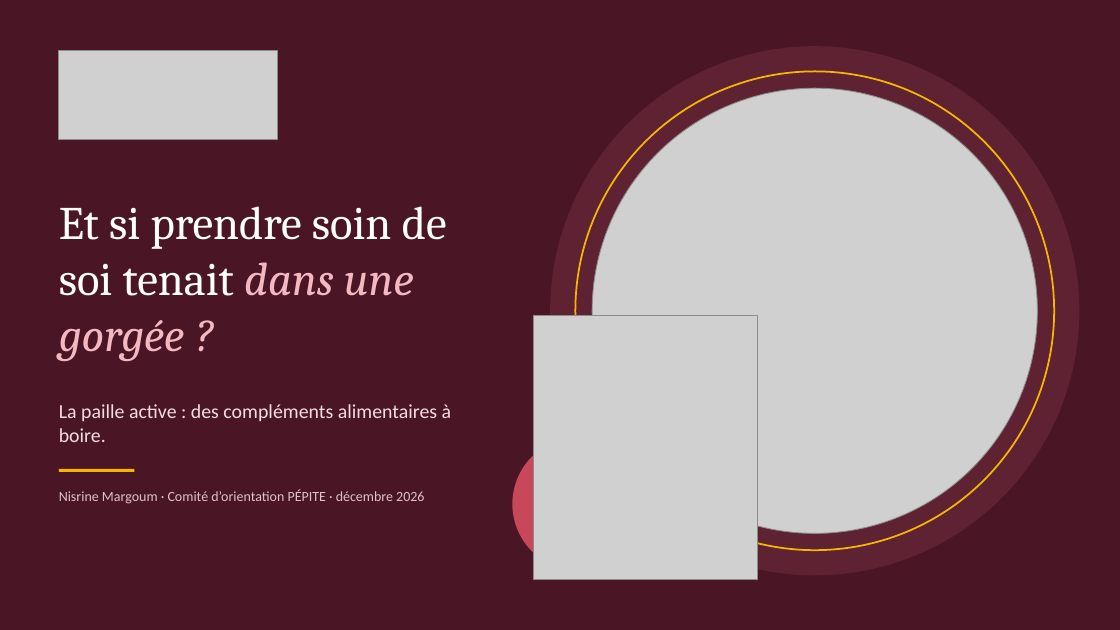
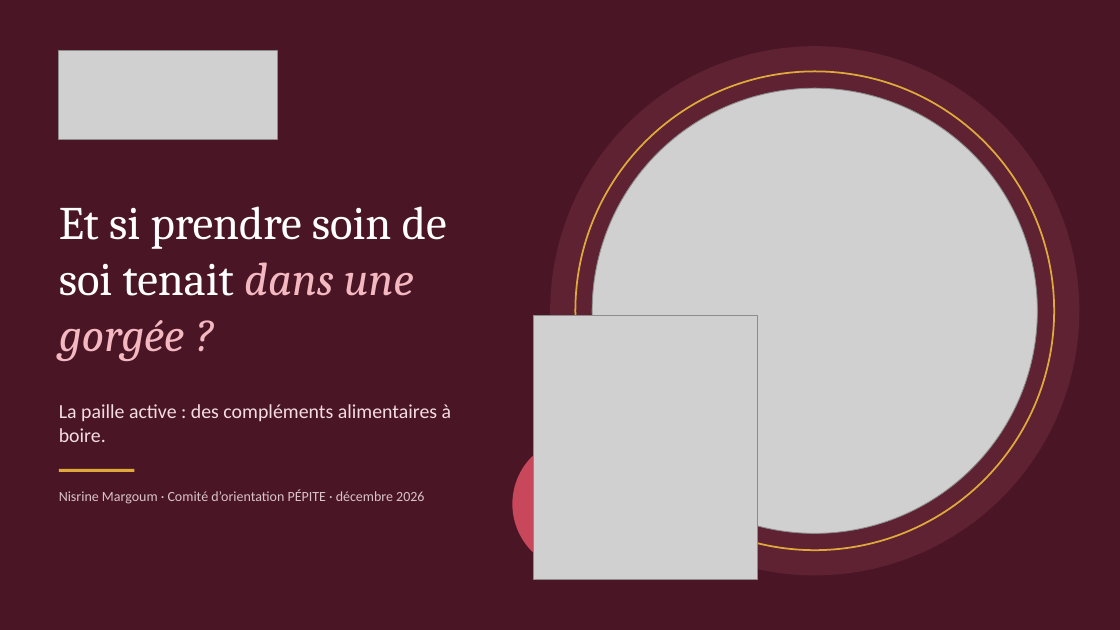
Before and after one commit to nisrine-max/mon-sitee, a slide deck: slide 1 of Dossier_sip_lab/10_Pitchs_et_presentations/Pitch_PEPITE_sip_lab.pptx. Drawn at 1120x630 pixels with LibreOffice and Linux fonts; fonts in the diff are those of the drawing; grey boxes stand for pictures. Boxes give left, top, right and bottom in pixels: in the first picture for what was removed or moved away, otherwise in the second. Text is boxed around its words. In the diff, an @@ line names an element or a change of style, - is before the commit and + after.

```diff
--- a/Dossier_sip_lab/10_Pitchs_et_presentations/Pitch_PEPITE_sip_lab.pptx
+++ b/Dossier_sip_lab/10_Pitchs_et_presentations/Pitch_PEPITE_sip_lab.pptx
@@ ellipse at (576,71,1054,550): outline #F5B700 1.5 pt to #E0A93B 1.5 pt @@
@@ line (59, 471) - (134, 471): stroke #F5B700 2.5 pt to #E0A93B 2.5 pt @@
```
Also in this commit, not shown: 15 other slides changed, 2 slides added, 1 other file.
